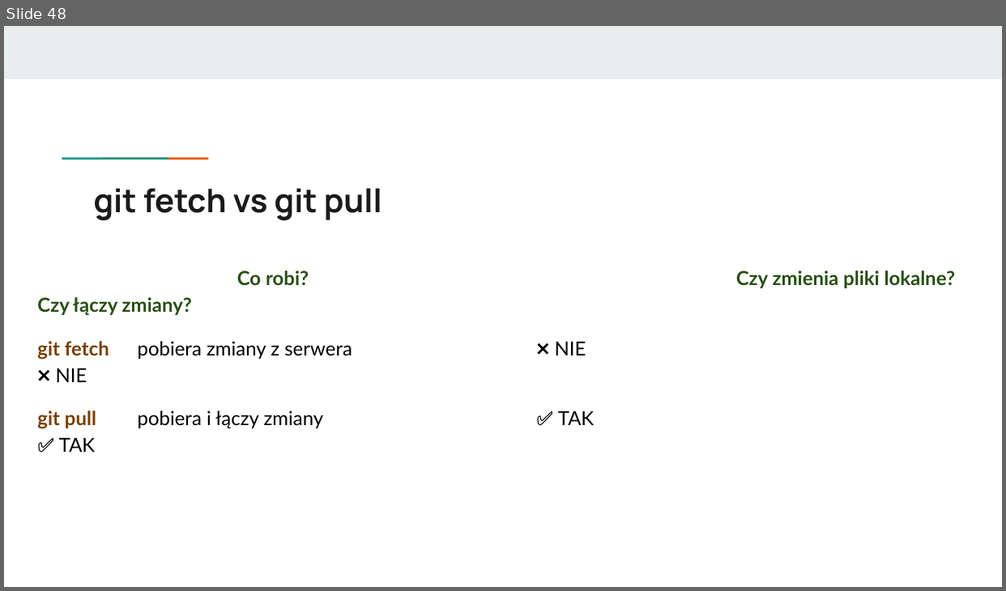
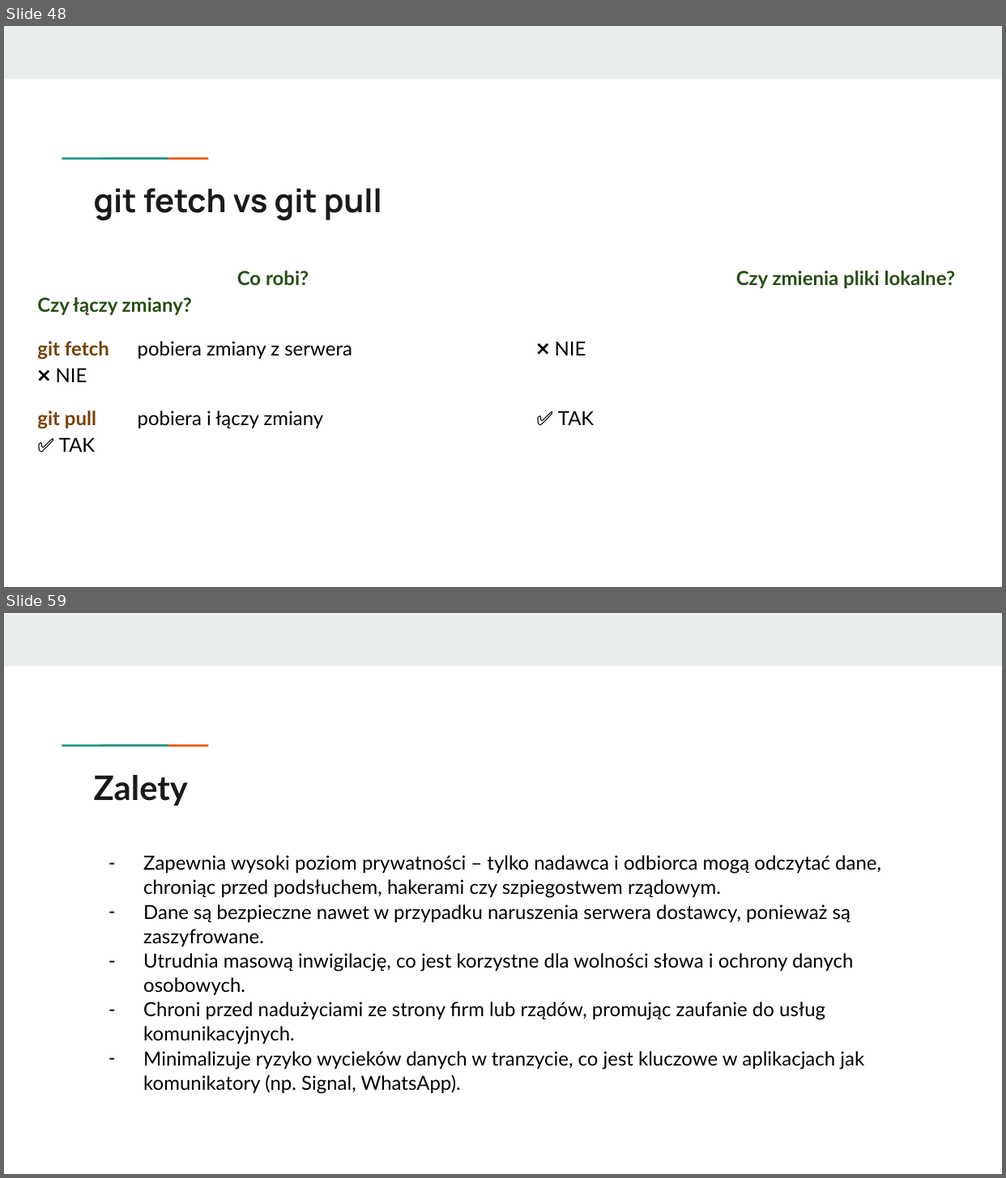
Before and after one commit to KasiaKasia/PRZEDMIOTY, a slide deck: ZASTOSOWANIE_INFORMATYKI/1A-gr_2/Zastosowanie informatyki - 1A gr. 2-plik2.pptx. Shown one above the other, each under a label of ours: slide 48 before the commit, slides 48 and 59 after it; the slides between them are not shown. The pictures are 1006x591 and 1006x1178 pixels, drawn with LibreOffice and Linux fonts; fonts in the diff are those of the drawing. Boxes give left, top, right and bottom in pixels: in the first picture for what was removed or moved away, otherwise in the second. Text is boxed around its words. In the diff, an @@ line names an element or a change of style, - is before the commit and + after.

```diff
--- a/ZASTOSOWANIE_INFORMATYKI/1A-gr_2/Zastosowanie informatyki - 1A gr. 2-plik2.pptx
+++ b/ZASTOSOWANIE_INFORMATYKI/1A-gr_2/Zastosowanie informatyki - 1A gr. 2-plik2.pptx
@@ slide 59 added at (4, 613, 1002, 1174), background #FFFFFF; not listed: 3 template elements that a slide beside it also shows @@
@@ title added at (94, 775, 188, 806), 24.4 pt, text #1A1A1A, bold @@
+Zalety
@@ text added at (143, 855, 881, 1094), 14 pt, text #000000 @@
+– Zapewnia wysoki poziom prywatności – tylko nadawca i odbiorca mogą odczytać dane, chroniąc przed podsłuchem, hakerami czy szpiegostwem rządowym.
+– Dane są bezpieczne nawet w przypadku naruszenia serwera dostawcy, ponieważ są zaszyfrowane.
+– Utrudnia masową inwigilację, co jest korzystne dla wolności słowa i ochrony danych osobowych.
+– Chroni przed nadużyciami ze strony firm lub rządów, promując zaufanie do usług komunikacyjnych.
+– Minimalizuje ryzyko wycieków danych w tranzycie, co jest kluczowe w aplikacjach jak komunikatory (np. Signal, WhatsApp).
```
Also in this commit, not shown: 14 other slides added, 1 other file.
